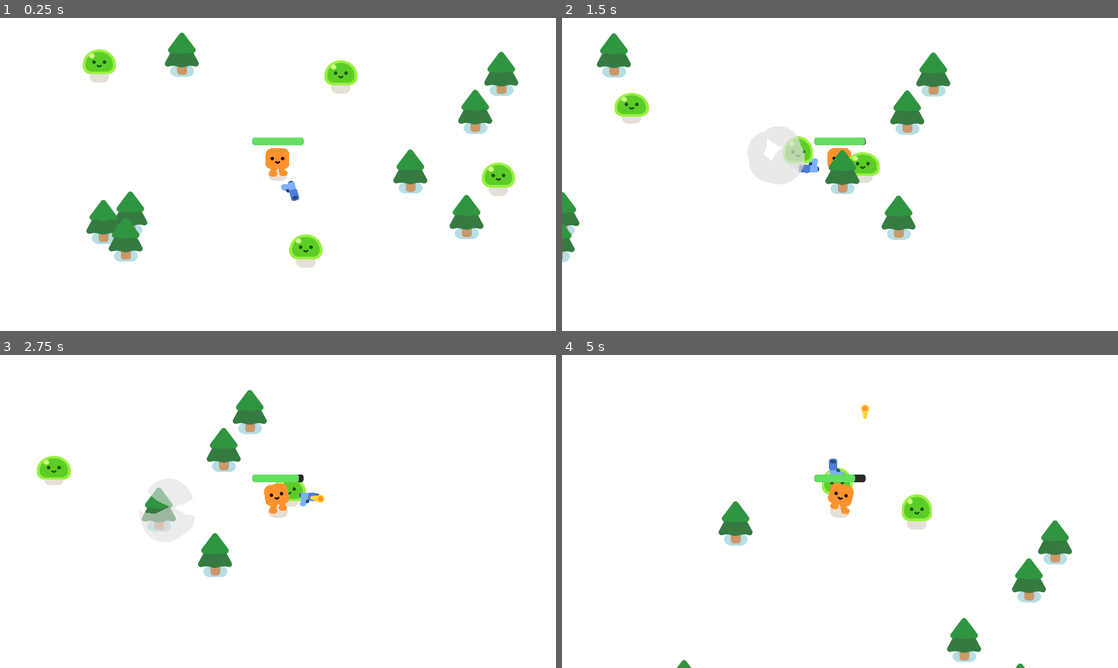
Above: before the commit, frames 1-4 (two rows, left to right).
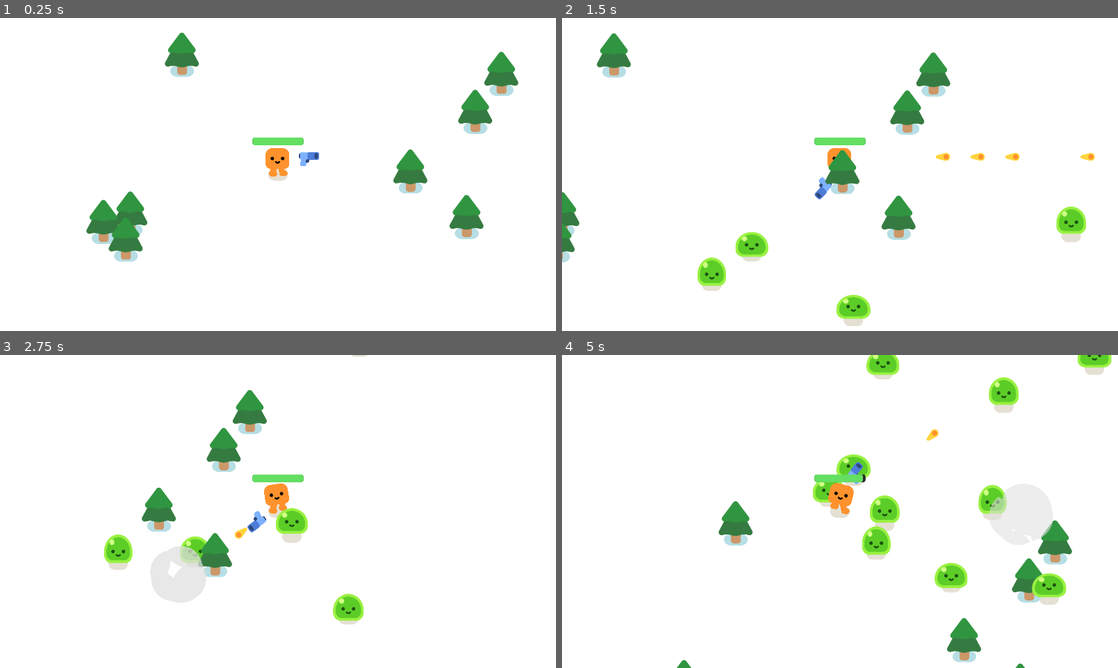
Above: after the commit, the same moments.

Repository: qwertyuiopasdfghjklzxcvbnm1234567890000/Final-Project
Game: Godot game, scene res://survivors_game.tscn
Same seed, same stepped clock (60 frames per second), same inputs: the game is played once before the commit and once after it.
Inputs:
- Up to frame 1 (0.25 s): no input
- Up to frame 2 (1.5 s): hold D (move_right) 0.53-1.28 s; hold S (move_down) from 1.28 s (still down)
- Up to frame 3 (2.75 s): release S (move_down) at 2.03 s; hold D (move_right) from 2.03 s (still down)
- Up to frame 4 (5 s): release D (move_right) at 2.78 s; hold W (move_up) 2.78-3.53 s; hold A (move_left) from 3.53 s (still down)

The runs differ from the first frame. In frame 1, 2.2% of the frame differs, in the area x 14-93%, y 10-80%; in frame 2, 3.5%; in frame 3, 3.2%; in frame 4, 4.8%, in the area x 45-99%, y 0-80%.

Commit message:
randomly spawn mobs - complete

Diff:
--- /dev/null
+++ b/survivors_game.gd
@@ -0,0 +1,15 @@
+extends Node2D
+
+
+
+
+
+func spawn_mob():
+	var new_mob = preload("res://mob.tscn").instantiate()
+	%PathFollow2D.progress_ratio = randf()
+	new_mob.global_position = %PathFollow2D.global_position
+	add_child(new_mob)
+
+
+func _on_timer_timeout():
+	spawn_mob()
--- a/survivors_game.tscn
+++ b/survivors_game.tscn
@@ -1,11 +1,18 @@
-[gd_scene load_steps=4 format=3 uid="uid://doj66wnhrbm0s"]
+[gd_scene load_steps=5 format=3 uid="uid://doj66wnhrbm0s"]
 
+[ext_resource type="Script" path="res://survivors_game.gd" id="1_8ccyt"]
 [ext_resource type="PackedScene" uid="uid://bjafonvb1o423" path="res://player.tscn" id="1_v043t"]
 [ext_resource type="PackedScene" uid="uid://bnpes65hxnglq" path="res://pine_tree.tscn" id="2_32l35"]
-[ext_resource type="PackedScene" uid="uid://d13xgufd5x74y" path="res://mob.tscn" id="3_o1mjk"]
+
+[sub_resource type="Curve2D" id="Curve2D_kj7jj"]
+_data = {
+"points": PackedVector2Array(0, 0, 0, 0, -174, -128, 0, 0, 0, 0, 2012, -123, 0, 0, 0, 0, 2015, 1171, 0, 0, 0, 0, -163, 1155, 0, 0, 0, 0, -172, -127)
+}
+point_count = 5
 
 [node name="Game" type="Node2D"]
 y_sort_enabled = true
+script = ExtResource("1_8ccyt")
 
 [node name="CanvasLayer" type="CanvasLayer" parent="."]
 layer = -39
@@ -16,6 +23,15 @@
 
 [node name="Player" parent="." instance=ExtResource("1_v043t")]
 position = Vector2(817, 578)
+
+[node name="Path2D" type="Path2D" parent="Player"]
+position = Vector2(-817, -578)
+curve = SubResource("Curve2D_kj7jj")
+
+[node name="PathFollow2D" type="PathFollow2D" parent="Player/Path2D"]
+unique_name_in_owner = true
+position = Vector2(-174, -128)
+rotation = 0.00228728
 
 [node name="PineTree" parent="." instance=ExtResource("2_32l35")]
 position = Vector2(215, 798)
@@ -41,14 +57,8 @@
 [node name="PineTree8" parent="." instance=ExtResource("2_32l35")]
 position = Vector2(1499, 418)
 
-[node name="Mob" parent="." instance=ExtResource("3_o1mjk")]
-position = Vector2(1653, 636)
+[node name="Timer" type="Timer" parent="."]
+wait_time = 0.3
+autostart = true
 
-[node name="Mob2" parent="." instance=ExtResource("3_o1mjk")]
-position = Vector2(936, 950)
-
-[node name="Mob3" parent="." instance=ExtResource("3_o1mjk")]
-position = Vector2(134, 204)
-
-[node name="Mob4" parent="." instance=ExtResource("3_o1mjk")]
-position = Vector2(1078, 217)
+[connection signal="timeout" from="Timer" to="." method="_on_timer_timeout"]
